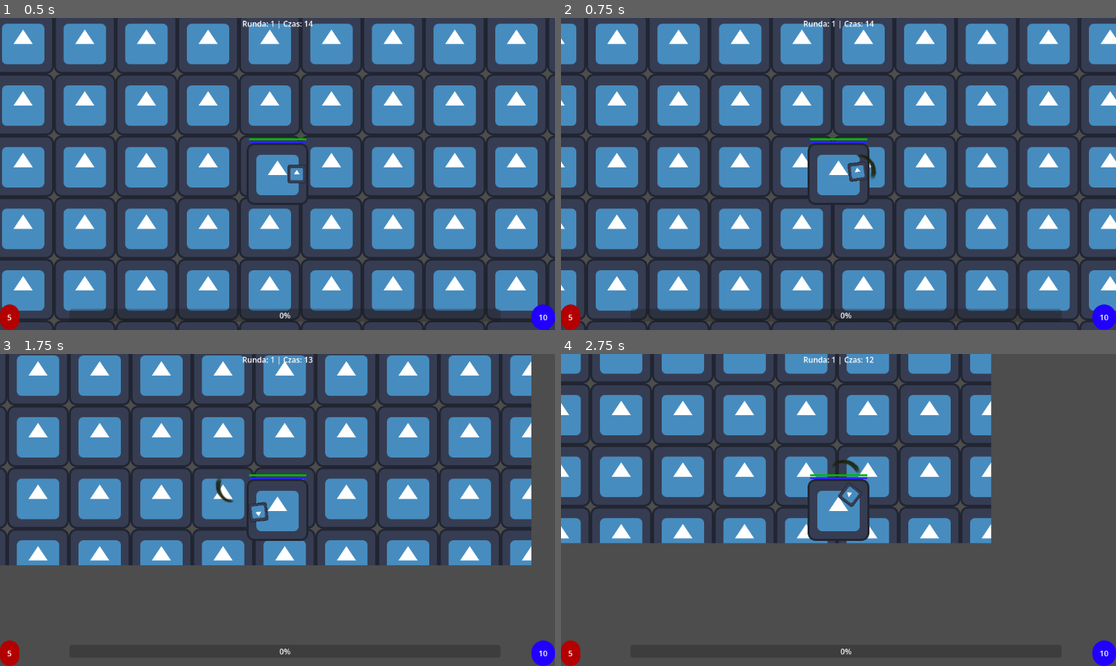
Above: before the commit, frames 1-4 (two rows, left to right).
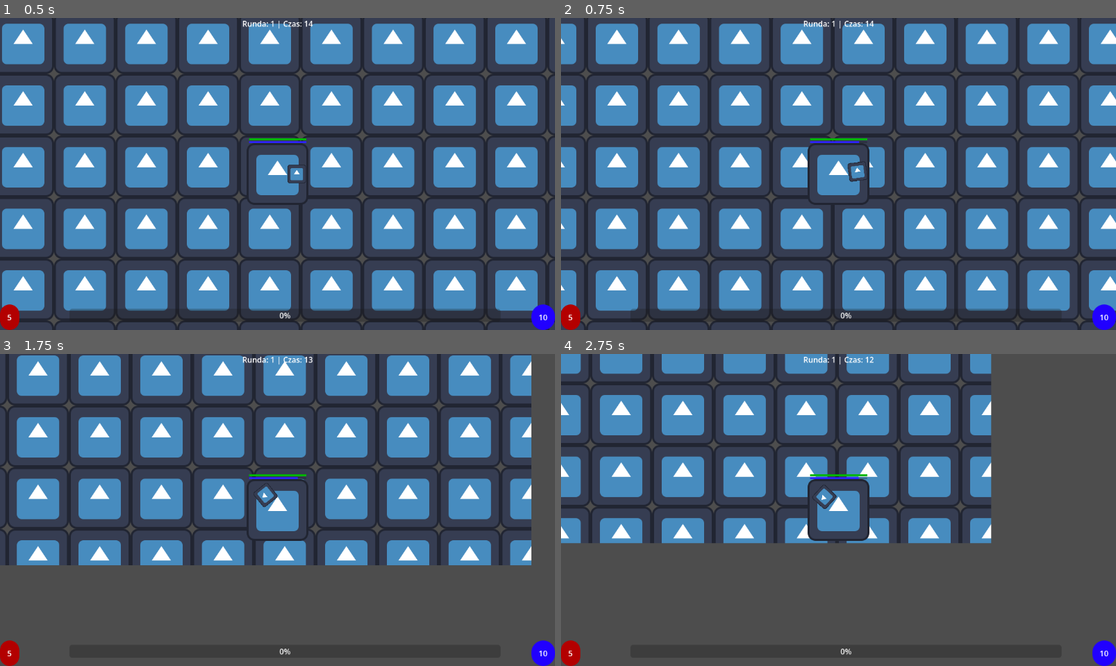
Above: after the commit, the same moments.

Repository: KuSorakai/licegra
Game: Godot game, scene res://Levels/world.tscn
The game is run twice, just before and just after one commit, with the same random seed, the same clock (stepped at 60 frames per second) and the same inputs. The engine's default icon, where the game draws it, is replaced by a stand-in: a white triangle on a blue panel in a dark square.
Inputs (mouse positions are in pixels of both pictures, inside the frame that each line leads up to):
- Up to frame 1 (0.5 s): no input
- Up to frame 2 (0.75 s): tap Enter at 0.5 s; move the mouse to (960, 158) at 0.52 s; press the mouse at (960, 158) at 0.53 s; hold D (move_right) from 0.53 s (still down)
- Up to frame 3 (1.75 s): move the mouse to (166, 525) at 1.27 s; release D (move_right) at 1.28 s; release the mouse at (166, 525) at 1.28 s; hold S (move_down) from 1.28 s (still down); tap Space (dash) at 1.35 s; click (166, 525) at 1.55 s
- Up to frame 4 (2.75 s): move the mouse to (894, 441) at 2.02 s; release S (move_down) at 2.03 s; press the mouse at (894, 441) at 2.03 s; hold D (move_right) from 2.03 s (still down)

Frame 1 is identical in both runs. In frame 2, less than 0.1% of the frame differs, in the area x 53-57%, y 39-52%; in frame 3, 0.3%, in the area x 38-56%, y 39-54%; in frame 4, 0.3%.

Commit message:
0,111
dodanie wandów

Diff:
--- a/Entities/Enemies/enemy.gd
+++ b/Entities/Enemies/enemy.gd
@@ -3,11 +3,16 @@
 # Statystyki z GDD
 @export var hp: int = 2
 @export var speed: float = 150.0 # Połowa z 300 (prędkość gracza)
+@onready var base_speed: float = speed
 
 # Pobieramy referencje do naszych węzłów
 @onready var damage_zone = $DamageZone
 @onready var attack_timer = $AttackTimer
 @export var gem_scene: PackedScene
+
+# --- NOWE ZMIENNE DO EFEKTÓW ---
+@onready var sprite = $Sprite2D
+@onready var original_color = sprite.modulate
 
 func _physics_process(delta: float) -> void:
 	# Szukamy gracza w scenie za pomocą grupy
@@ -21,14 +26,58 @@
 		move_and_slide()
 
 # Funkcja wywoływana, gdy przeciwnik dostanie trafienie
-func take_damage(amount: float) -> void:
+func take_damage(amount: float, status: String = "") -> void:
 	var final_damage: int = roundi(amount)
-	hp -= amount
+	hp -= final_damage
+	# --- NOWY KOD: EFEKT MIGANIA NA BIAŁO ---
+	if sprite != null:
+		# Tworzymy nowego Tweena
+		var tween = create_tween()
+		# Krok 1: Zmień kolor na biały w ciągu 0.1 sekundy
+		tween.tween_property(sprite, "modulate", Color.WHITE, 0.1)
+		# Krok 2: Wróć do oryginalnego koloru w ciągu 0.1 sekundy
+		tween.tween_property(sprite, "modulate", original_color, 0.1)
+	# ----------------------------------------
+	# --- SPRAWDZANIE STATUSÓW ---
+	if status == "Fire":
+		apply_burn()
+	elif status == "Freeze":
+		apply_freeze()
+	elif status == "Shock":
+		apply_shock(final_damage)
 	if hp <= 0:
 		spawn_gem()
 		queue_free() # Ta funkcja trwale usuwa obiekt z gry (śmierć)
 
 
+# --- MECHANIKI STATUSÓW ---
+func apply_burn() -> void:
+	for i in range(3):
+		await get_tree().create_timer(0.5).timeout
+		if not is_inside_tree(): return # Zabezpieczenie, jeśli wróg umrze w międzyczasie!
+		hp -= 1
+		sprite.modulate = Color(1.0, 0.5, 0.0) # Mignięcie na pomarańczowo
+		if hp <= 0:
+			spawn_gem()
+			queue_free()
+			break
+
+func apply_freeze() -> void:
+	speed = 0.0 # Zatrzymanie
+	sprite.modulate = Color(0.3, 0.8, 1.0) # Kolor lodu
+	await get_tree().create_timer(2.0).timeout
+	if is_inside_tree():
+		speed = base_speed # Odmrożenie
+		sprite.modulate = original_color
+
+func apply_shock(base_dmg: int) -> void:
+	var shock_dmg = max(1.0, base_dmg / 2.0) # 50% obrażeń, minimum 1
+	var enemies = get_tree().get_nodes_in_group("enemy")
+	for e in enemies:
+		# Jeśli wróg jest inny niż cel i jest blisko (zasięg rażenia 150 pikseli)
+		if e != self and e.global_position.distance_to(global_position) < 150.0:
+			# Rażąc prądem nie podajemy statusu, by wrogowie nie raziły się w nieskończoność
+			e.take_damage(shock_dmg, "")
 # Nowa funkcja odpowiadająca za tworzenie kryształu
 func spawn_gem() -> void:
 	if gem_scene != null:
--- a/Entities/Player/player.gd
+++ b/Entities/Player/player.gd
@@ -5,6 +5,9 @@
 var is_dashing: bool = false
 var can_dash: bool = true
 var hp: int = 5
+var mana: float = 10.0
+var base_max_mana: float = 10.0
+var mana_regen: float = 3.0 # Odnawia 3 pkt many na sekundę
 var current_exp: int = 0
 var level: int = 1
 var exp_to_next_level: int = 5 # Pierwszy próg z GDD
@@ -54,10 +57,27 @@
 
 	move_and_slide()
 
+	# --- REGENERACJA MANY ---
+	var current_max_mana = base_max_mana + total_bonus_max_mana
+	if mana < current_max_mana:
+		mana += mana_regen * delta
+		if mana > current_max_mana: mana = current_max_mana
+
+	if mana_bar != null:
+		mana_bar.max_value = current_max_mana
+		mana_bar.value = mana
+
 	# --- CELOWANIE ---
-	# Wbudowana funkcja look_at sprawia, że węzeł "patrzy" na podany punkt.
-	# W tym przypadku tym punktem jest globalna pozycja kursora myszy na ekranie.
-	weapon_pivot.look_at(get_global_mouse_position())
+	# Jeśli broń ma tag "magic", szukamy wroga. Jak nie ma, strzelamy myszką.
+	if current_weapon != null and "magic" in current_weapon.tags:
+		var nearest = get_nearest_enemy()
+		if nearest != null:
+			weapon_pivot.look_at(nearest.global_position)
+		else:
+			weapon_pivot.look_at(get_global_mouse_position())
+	else:
+		weapon_pivot.look_at(get_global_mouse_position())
+
 	# --- STRZELANIE Z UŻYCIEM DANYCH Z BRONI ---
 	# Odliczamy czas stopera
 	if shoot_timer > 0:
@@ -75,11 +95,20 @@
 		add_exp(5) # Daje 5 EXP natychmiast
 
 func shoot() -> void:
+	# SPRAWDZAMY KOSZT MANY
+	if current_weapon.mana_cost > 0:
+		if mana >= current_weapon.mana_cost:
+			mana -= current_weapon.mana_cost # Pobieramy manę
+		else:
+			return # Brak many = przerywamy strzał!
 	# SPRAWDZAMY CZY BROŃ MA PRZYPISANĄ SCENĘ POCISKU
 	if current_weapon.projectile_scene != null:
 		var bullet = current_weapon.projectile_scene.instantiate()
 		get_tree().root.add_child(bullet)
 		bullet.global_transform = muzzle.global_transform
+
+		# PRZEKAZANIE STATUSU Z BRONI DO POCISKU
+		bullet.status_effect = current_weapon.status_effect
 
 		# --- OBLICZANIE MNOŻNIKA RZADKOŚCI ---
 		var rarity_mult: float = 1.0
@@ -202,3 +231,14 @@
 		health_bar.value = hp
 
 	print("Przeliczono! Speed: +", total_bonus_speed, " Max HP: +", total_bonus_max_hp)
+
+func get_nearest_enemy() -> Node2D:
+	var enemies = get_tree().get_nodes_in_group("enemy")
+	var nearest = null
+	var min_dist = INF
+	for e in enemies:
+		var dist = global_position.distance_to(e.global_position)
+		if dist < min_dist:
+			min_dist = dist
+			nearest = e
+	return nearest
--- a/Entities/bullet.gd
+++ b/Entities/bullet.gd
@@ -2,6 +2,7 @@
 
 var speed: float = 1000.0
 var damage: float = 1.0 # Zmienna gotowa na przyjęcie ułamkowych danych z broni
+var status_effect: String = "" # Pusty string = brak statusu
 var max_range: float = 400.0 # Maksymalny zasięg z GDD
 var distance_traveled: float = 0.0 # Licznik przebytego dystansu
 # NOWE ZMIENNE DO PRZEBICIA
@@ -22,7 +23,8 @@
 func _on_body_entered(body: Node2D) -> void:
 	if body.is_in_group("enemy") and not body in hit_enemies:
 		hit_enemies.append(body) # Zapisujemy "Ten już dostał!"
-		body.take_damage(damage)
+		# PRZEKAZUJEMY STATUS DO WROGA!
+		body.take_damage(damage, status_effect)
 
 		pierced_count += 1
 		# Jeśli przebiliśmy maksymalną liczbę wrogów, pocisk znika
--- a/Levels/world.tscn
+++ b/Levels/world.tscn
@@ -2,7 +2,7 @@
 
 [ext_resource type="Texture2D" uid="uid://da6ekqyyq3aam" path="res://Assets/Graphics/icon.svg" id="1_fj7yv"]
 [ext_resource type="PackedScene" uid="uid://b3fjkk3iqryfu" path="res://Entities/Player/player.tscn" id="2_tlwt5"]
-[ext_resource type="Resource" uid="uid://beltl8q68dngx" path="res://Resources/sword.tres" id="3_rljl1"]
+[ext_resource type="Resource" uid="uid://dt7eyk1b45ugo" path="res://Resources/fire_wand.tres" id="3_rljl1"]
 [ext_resource type="PackedScene" uid="uid://cjmc8vtj8tcf4" path="res://Entities/Enemies/enemy.tscn" id="3_tlwt5"]
 [ext_resource type="Script" uid="uid://b1rhhm3tx8pln" path="res://Levels/game_manager.gd" id="4_4dvsh"]
 [ext_resource type="PackedScene" uid="uid://cfrumtbu1gxlm" path="res://Entities/Enemies/triangle.tscn" id="8_7ey7r"]
--- /dev/null
+++ b/Resources/fire_wand.tres
@@ -0,0 +1,11 @@
+[gd_resource type="Resource" script_class="WeaponData" format=3 uid="uid://dt7eyk1b45ugo"]
+
+[ext_resource type="Script" uid="uid://0j0it5oiaiep" path="res://Resources/weapon_data.gd" id="1_v5g0w"]
+
+[resource]
+script = ExtResource("1_v5g0w")
+weapon_name = "Różdżka ognia"
+status_effect = "Fire"
+mana_cost = 2.0
+tags = Array[String](["magic", "fire"])
+metadata/_custom_type_script = "uid://0j0it5oiaiep"
--- a/Resources/weapon_data.gd
+++ b/Resources/weapon_data.gd
@@ -13,4 +13,5 @@
 @export var crit_chance: float = 0.05 # 0.05 oznacza 5%
 @export var crit_multiplier: float = 1.5
 @export var status_effect: String = "" # np. "Fire", "Freeze", "Shock"
+@export var mana_cost: float = 0.0 # Koszt many za jeden strzał
 @export var tags: Array[String] = [] # np. ["range", "projectile"]
